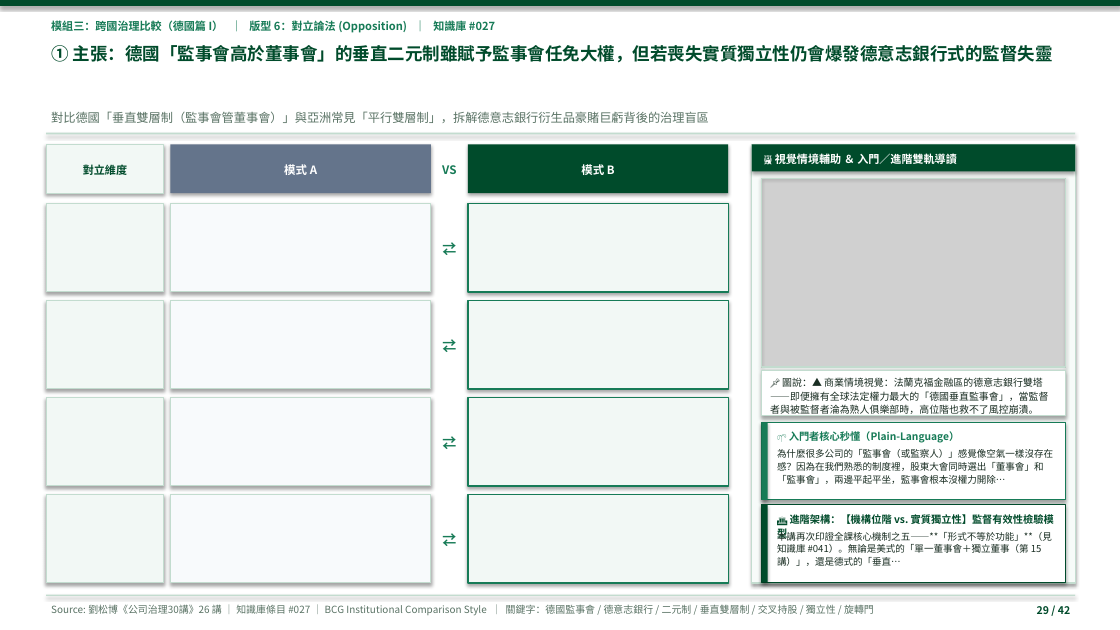
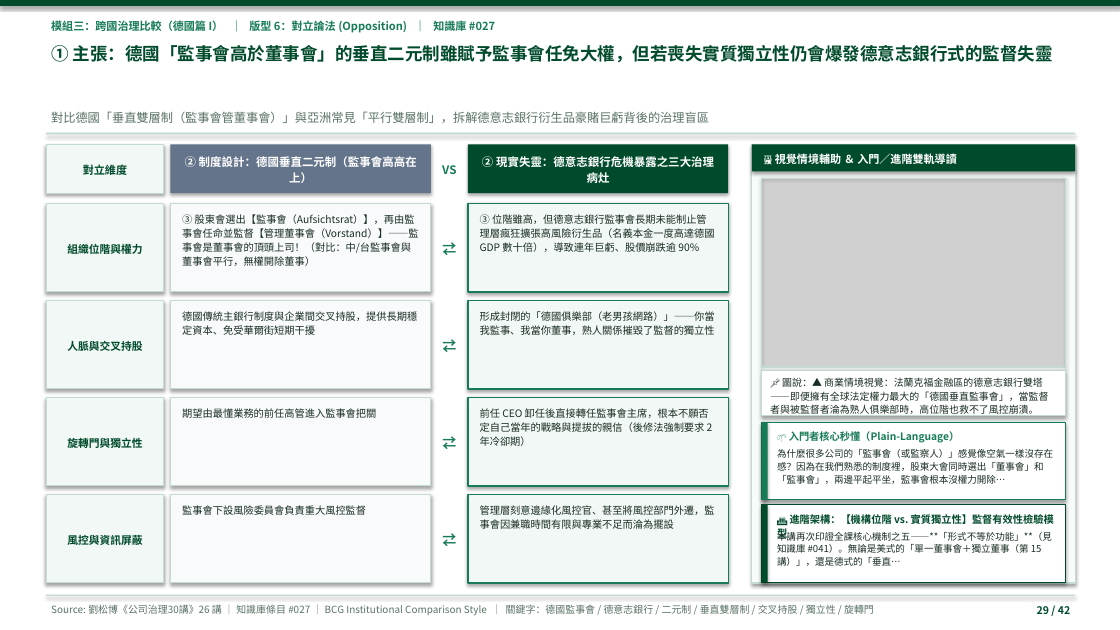
Before and after one commit to davidyeh51/corp-gov-portal, a slide deck: slide 29 of docs/public/downloads/劉松博_公司治理30講_全40講無雜訊顧問簡報庫.pptx. Drawn at 1120x630 pixels with LibreOffice and Linux fonts; fonts in the diff are those of the drawing; grey boxes stand for pictures. Boxes give left, top, right and bottom in pixels: in the first picture for what was removed or moved away, otherwise in the second. Text is boxed around its words. In the diff, an @@ line names an element or a change of style, - is before the commit and + after.

```diff
--- a/docs/public/downloads/劉松博_公司治理30講_全40講無雜訊顧問簡報庫.pptx
+++ b/docs/public/downloads/劉松博_公司治理30講_全40講無雜訊顧問簡報庫.pptx
@@ text at (185,156,417,183): text changed @@
-模式 A
+② 制度設計：德國垂直二元制（監事會高高在上）
@@ text at (482,156,714,183): text changed @@
-模式 B
+② 現實失靈：德意志銀行危機暴露之三大治理病灶
@@ text added at (182,214,418,266), 8.8 pt, text #1A2E23 @@
+③ 股東會選出【監事會（Aufsichtsrat）】，再由監事會任命並監督【管理董事會（Vorstand）】——監事會是董事會的頂頭上司！（對比：中/台監事會與董事會平行，無權開除董事）
@@ text added at (480,214,715,252), 8.8 pt, text #1A2E23 @@
+③ 位階雖高，但德意志銀行監事會長期未能制止管理層瘋狂擴張高風險衍生品（名義本金一度高達德國 GDP 數十倍），導致連年巨虧、股價崩跌逾 90%
@@ text added at (67,242,142,257), 9.2 pt, text #004B2B, bold @@
+組織位階與權力
@@ text added at (182,311,417,335), 8.8 pt, text #1A2E23 @@
+德國傳統主銀行制度與企業間交叉持股，提供長期穩定資本、免受華爾街短期干擾
@@ text added at (480,311,715,335), 8.8 pt, text #1A2E23 @@
+形成封閉的「德國俱樂部（老男孩網路）」——你當我監事、我當你董事，熟人關係摧毀了監督的獨立性
@@ text added at (67,341,142,351), 9.2 pt, text #004B2B, bold @@
+人脈與交叉持股
@@ text added at (182,408,376,418), 8.8 pt, text #1A2E23 @@
+期望由最懂業務的前任高管進入監事會把關
@@ text added at (480,408,713,446), 8.8 pt, text #1A2E23 @@
+前任 CEO 卸任後直接轉任監事會主席，根本不願否定自己當年的戰略與提拔的親信（後修法強制要求 2 年冷卻期）
@@ text added at (67,436,142,451), 9.2 pt, text #004B2B, bold @@
+旋轉門與獨立性
@@ text added at (182,505,366,515), 8.8 pt, text #1A2E23 @@
+監事會下設風險委員會負責重大風控監督
@@ text added at (480,505,715,529), 8.8 pt, text #1A2E23 @@
+管理層刻意邊緣化風控官、甚至將風控部門外遷，監事會因兼職時間有限與專業不足而淪為擺設
@@ text added at (67,533,142,548), 9.2 pt, text #004B2B, bold @@
+風控與資訊屏蔽
```
Also in this commit, not shown: 38 other slides changed, 47 other files.
